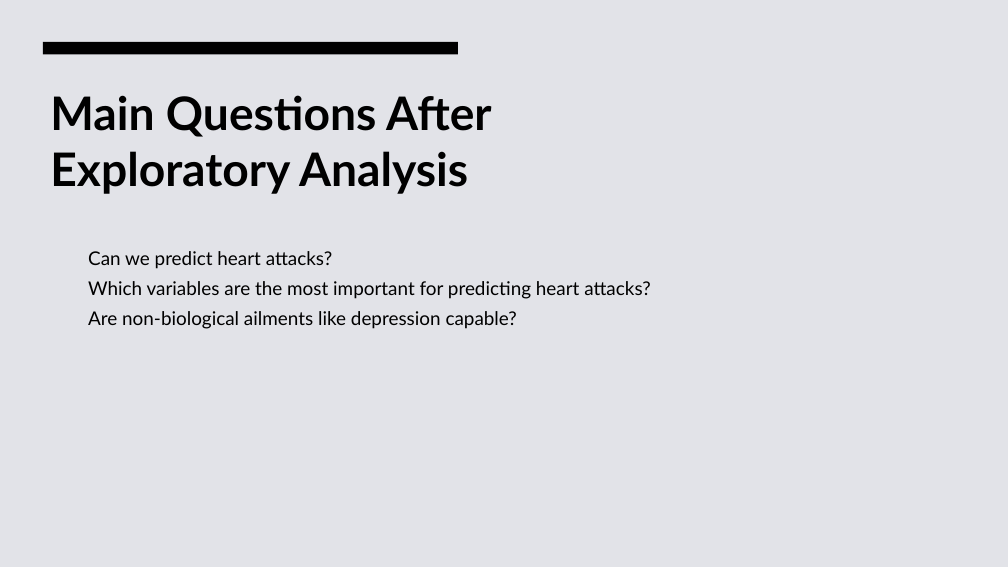
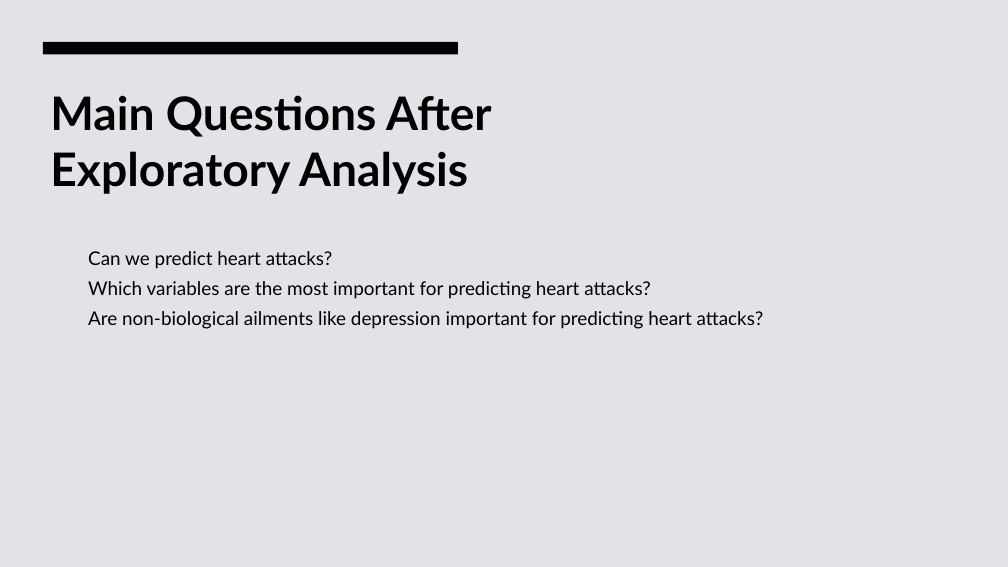
Before and after one commit to AdriandotEXE/Introduction-to-Data-Science-Heart-Attack-ML-Project, a slide deck: slide 19 of Final_Group_Project_Project 1.pptx (slide 18 before the commit). Drawn at 1008x567 pixels with LibreOffice and Linux fonts; fonts in the diff are those of the drawing. Boxes give left, top, right and bottom in pixels: in the first picture for what was removed or moved away, otherwise in the second. Text is boxed around its words. In the diff, an @@ line names an element or a change of style, - is before the commit and + after.

```diff
--- a/Final_Group_Project_Project 1.pptx
+++ b/Final_Group_Project_Project 1.pptx
@@ text at (88, 311, 764, 329): text changed @@
-  Are non-biological ailments like depression capable?
+  Are non-biological ailments like depression important for predicting heart attacks?
```
Also in this commit, not shown: 2 slides added, 1 other file.
